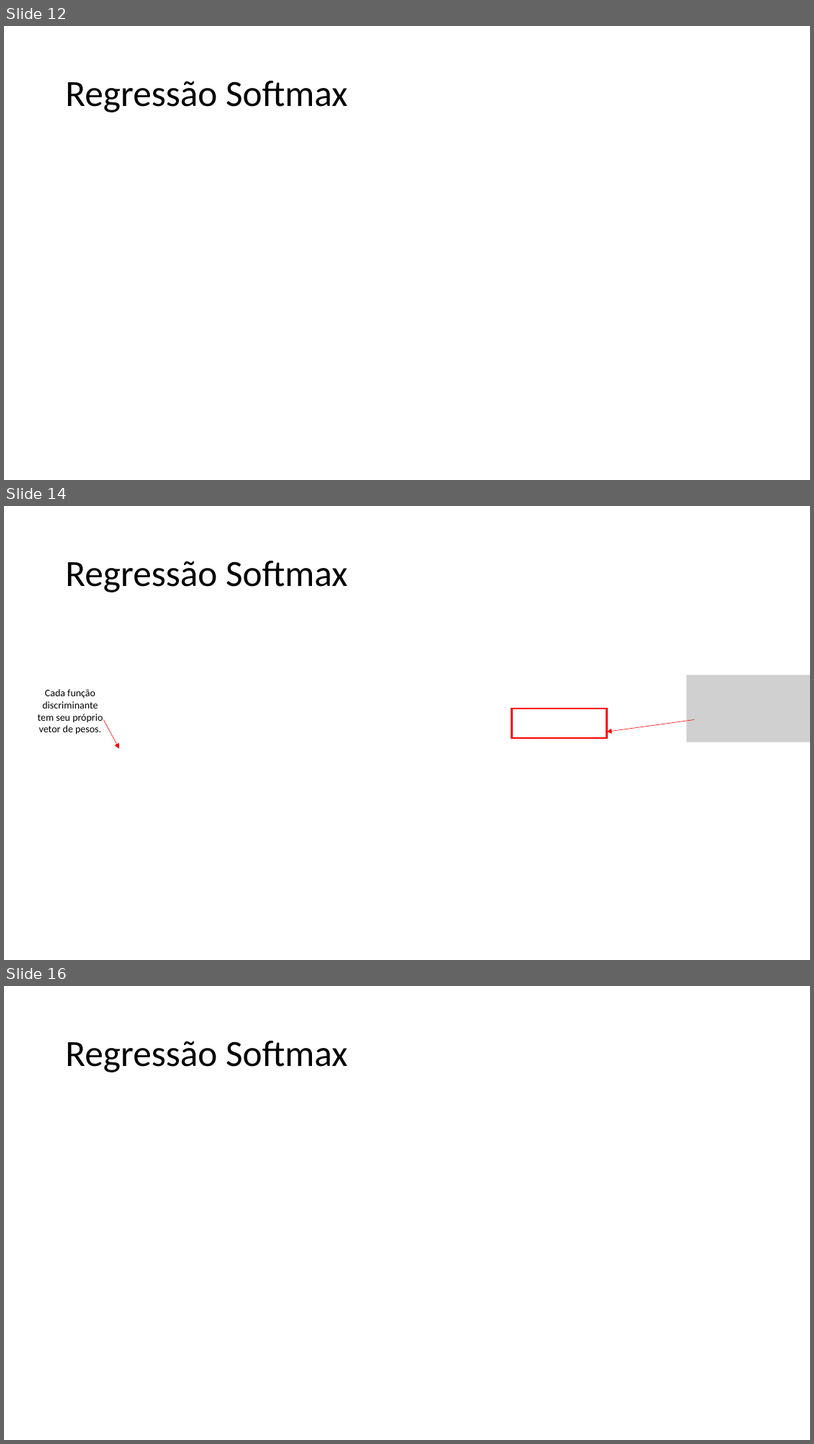
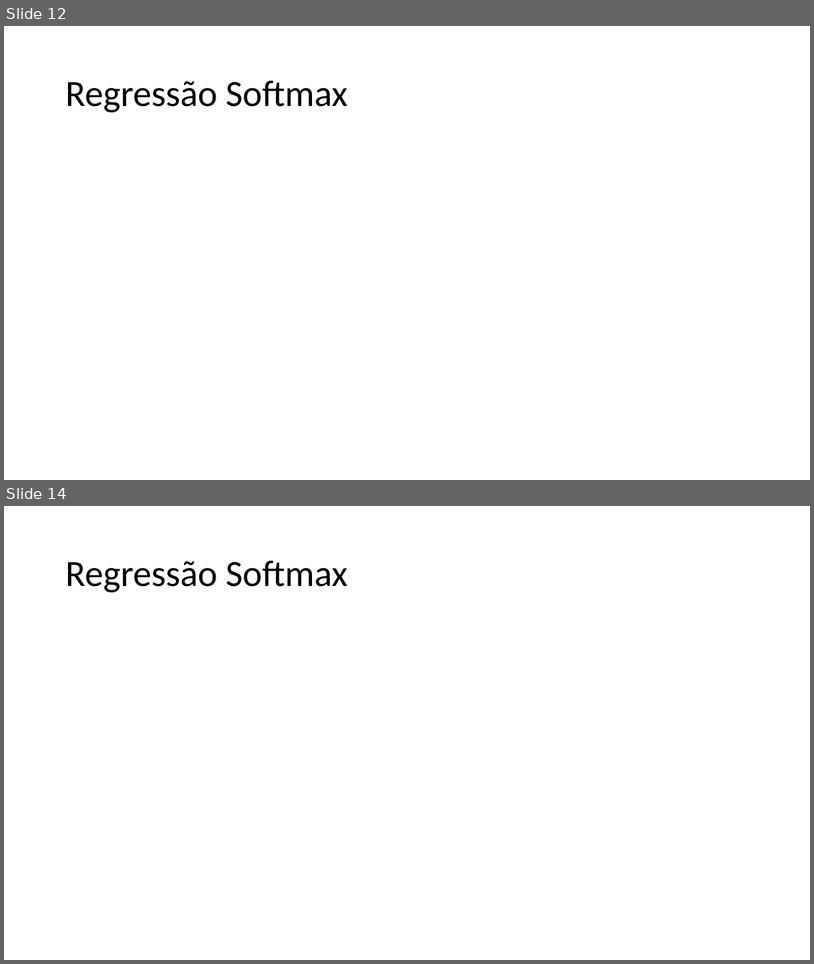
Before and after one commit to zz4fap/t320_aprendizado_de_maquina, a slide deck: slides/T320_Classificação (Parte IV).pptx. Shown one above the other, each under a label of ours: slides 12, 14 and 16 before the commit, slides 12 and 14 after it; the slides between them are not shown. The pictures are 814x1444 and 814x964 pixels, drawn with LibreOffice and Linux fonts; fonts in the diff are those of the drawing; grey boxes stand for pictures. Boxes give left, top, right and bottom in pixels: in the first picture for what was removed or moved away, otherwise in the second. Text is boxed around its words. In the diff, an @@ line names an element or a change of style, - is before the commit and + after.

```diff
--- a/slides/T320_Classificação (Parte IV).pptx
+++ b/slides/T320_Classificação (Parte IV).pptx
@@ slide 14 removed at (4,506,810,960), background #FFFFFF @@
@@ title removed at (65,561,348,592) @@
-Regressão Softmax
@@ picture removed at (687,674,810,742) @@
@@ text removed at (38,689,103,734) @@
-Cada função discriminante tem seu próprio vetor de pesos.
@@ arrow removed from (104, 720) to (119, 749) @@
@@ rectangle removed at (512,708,607,739) @@
@@ arrow removed from (695, 720) to (607, 731) @@
@@ what was slide 16 is now slide 14 @@
```
Also in this commit, not shown: 2 slides changed, 3 slides added, 1 other file.
